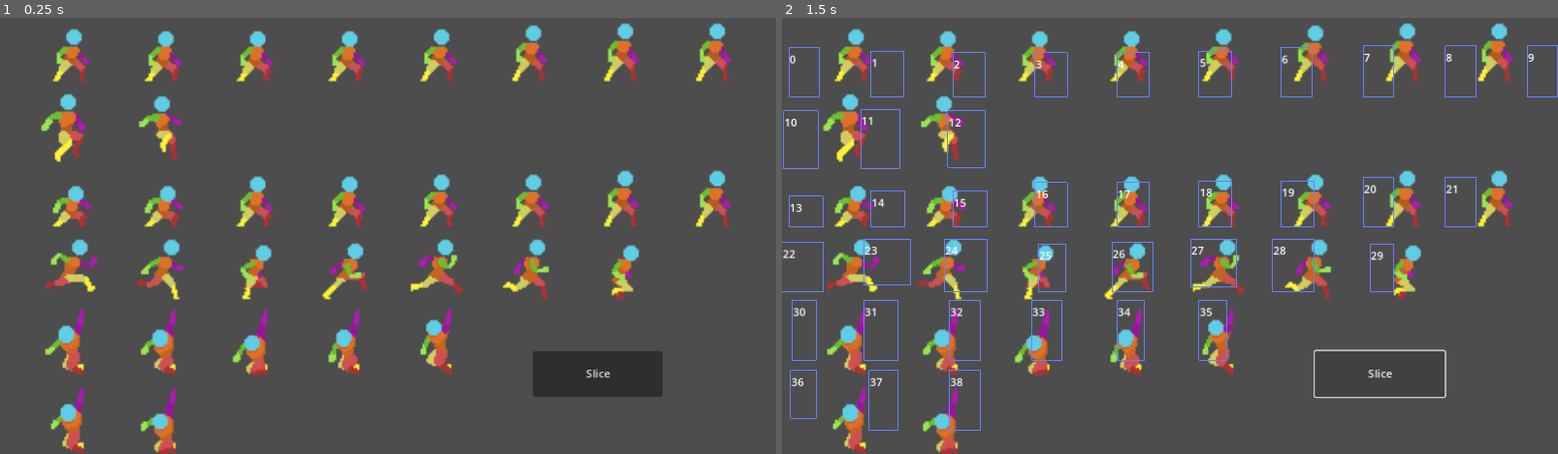
Above: before the commit, frames 1-2 (left to right).
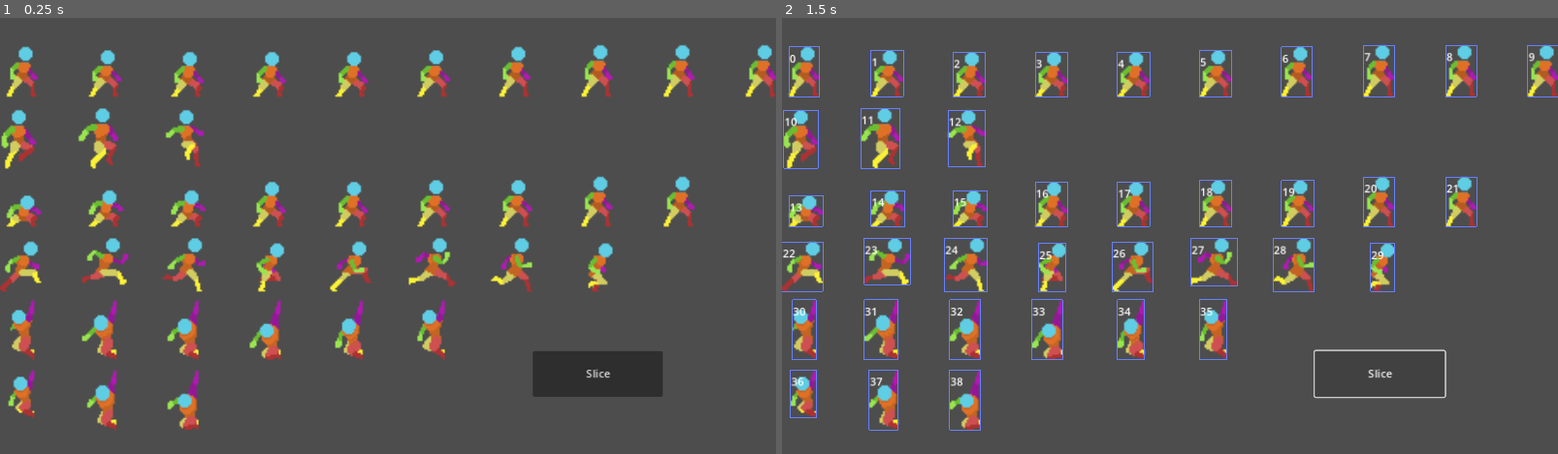
Above: after the commit, the same moments.

Repository: Variable-Interactive/SmartSlicer
Game: Godot game, scene res://Example/Texture.tscn
The game is run twice, just before and just after one commit, with the same random seed, the same clock (stepped at 60 frames per second) and the same inputs.
Inputs:
- Up to frame 1 (0.25 s): no input
- Up to frame 2 (1.5 s): click "Slice" at 0.5 s; click "Slice" at 1.25 s

The runs differ from the first frame. In frame 1, 18% of the frame differs, in the area x 0-100%, y 1-100%; in frame 2, 18%.

Commit message:
Put an AspectRatioContainer node for the texture in the main scene

Diff:
--- a/Example/Texture.tscn
+++ b/Example/Texture.tscn
@@ -4,15 +4,32 @@
 [ext_resource type="Texture2D" uid="uid://bwh16a5td5gwe" path="res://Example/example sheet.png" id="2"]
 [ext_resource type="Script" path="res://addons/SmartSlicer/SmartSlicePreview.gd" id="3"]
 
-[node name="Texture2D" type="TextureRect"]
+[node name="Control" type="Control"]
+layout_mode = 3
 anchors_preset = 15
 anchor_right = 1.0
 anchor_bottom = 1.0
+grow_horizontal = 2
+grow_vertical = 2
+
+[node name="AspectRatioContainer" type="AspectRatioContainer" parent="."]
+layout_mode = 1
+anchors_preset = 15
+anchor_right = 1.0
+anchor_bottom = 1.0
+offset_right = 1.0
+offset_bottom = -2.0
+grow_horizontal = 2
+grow_vertical = 2
+ratio = 1.9912
+
+[node name="Texture" type="TextureRect" parent="AspectRatioContainer"]
+layout_mode = 2
 texture = ExtResource("2")
-stretch_mode = 6
+stretch_mode = 5
 script = ExtResource("1")
 
-[node name="Control" type="Control" parent="."]
+[node name="Control" type="Control" parent="AspectRatioContainer/Texture"]
 anchors_preset = 0
 anchor_right = 1.0
 anchor_bottom = 1.0
@@ -26,5 +43,5 @@
 offset_bottom = 563.0
 text = "Slice"
 
-[connection signal="item_rect_changed" from="." to="." method="_on_Texture_item_rect_changed"]
-[connection signal="pressed" from="Button" to="." method="_on_Button_pressed"]
+[connection signal="item_rect_changed" from="AspectRatioContainer/Texture" to="AspectRatioContainer/Texture" method="_on_Texture_item_rect_changed"]
+[connection signal="pressed" from="Button" to="AspectRatioContainer/Texture" method="_on_Button_pressed"]
